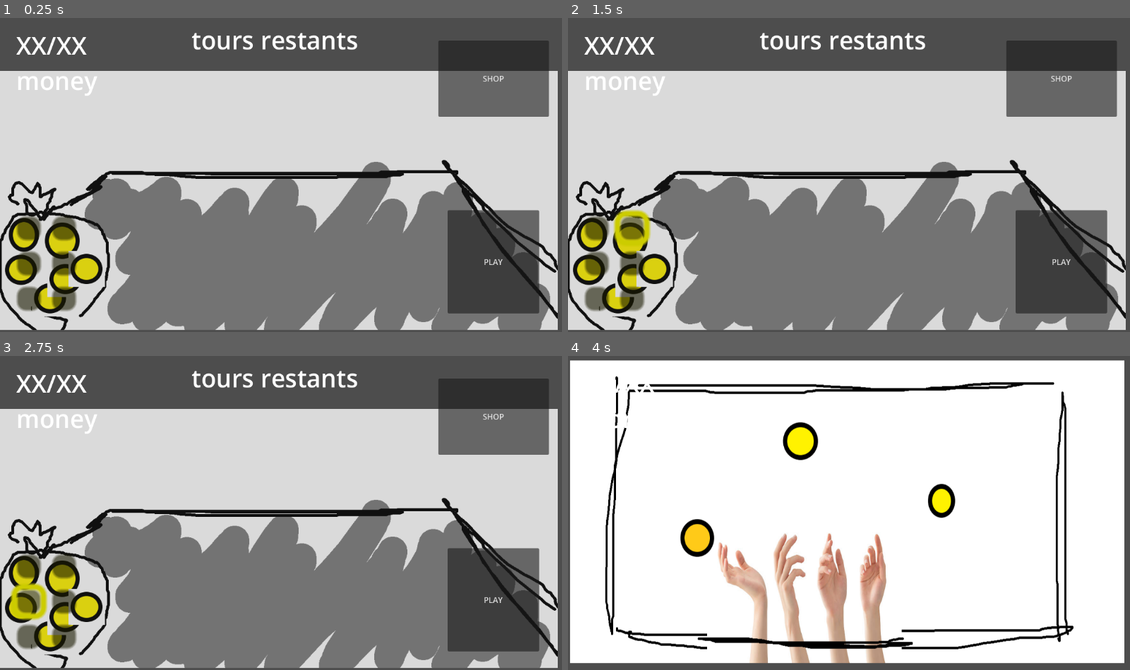
Above: before the commit, frames 1-4 (two rows, left to right).
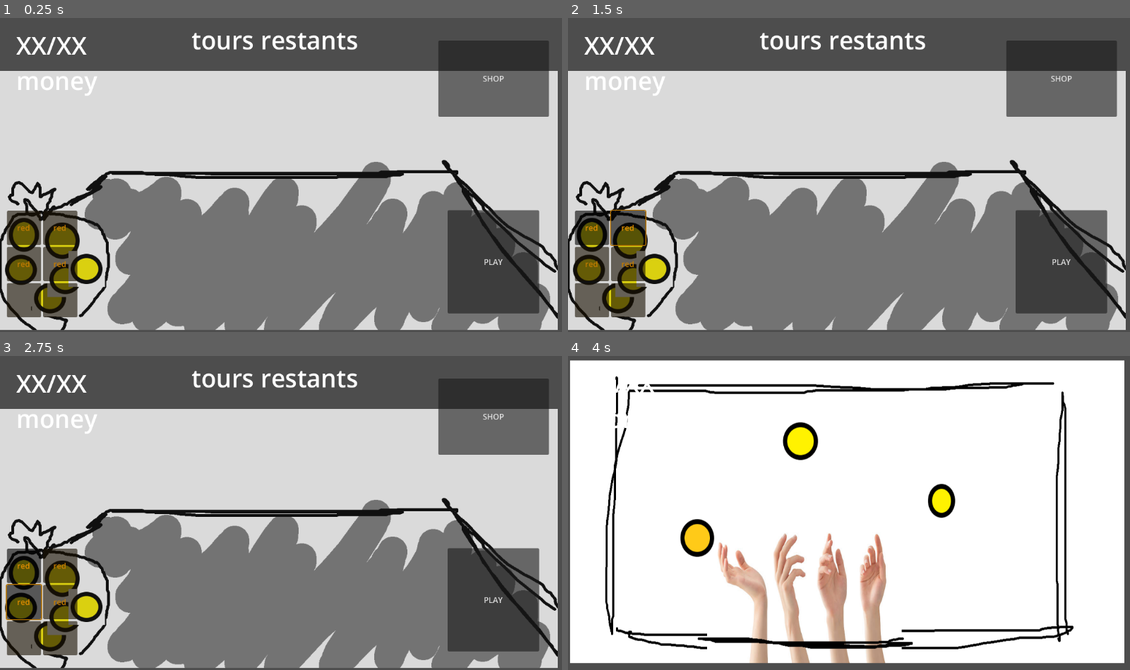
Above: after the commit, the same moments.

Repository: iceknith/ArcadiaJam-3-les3mousquetaires
Game: Godot game, scene res://src/GameScenes/main_game.tscn
The game is run twice, just before and just after one commit, with the same random seed, the same clock (stepped at 60 frames per second) and the same inputs. The project has no main scene, so this scene is started directly.
Inputs (mouse positions are in pixels of both pictures, inside the frame that each line leads up to; where the layout moved, square brackets give the same spot in the first picture):
- Up to frame 1 (0.25 s): no input
- Up to frame 2 (1.5 s): click (590, 228) [596, 228] at 0.5 s; click (629, 228) at 1.25 s
- Up to frame 3 (2.75 s): click (22, 600) [28, 600] at 2 s
- Up to frame 4 (4 s): click (629, 600) at 2.75 s; click "PLAY" at 3.5 s

The runs differ from the first frame. In frame 1, 2.1% of the frame differs, in the area x 1-14%, y 61-96%; in frame 2, 2.6%, in the area x 1-15%, y 61-96%; in frame 3, 2.5%; in frame 4, nothing differs.

Commit message:
fin shop

Diff:
--- a/src/GameScenes/GameManager.gd
+++ b/src/GameScenes/GameManager.gd
@@ -25,3 +25,8 @@
 	$Shop.visible = false
 	$TableNormale.visible = false
 	$TableTopdown.visible = true
+
+
+
+func _on_shop_on_bought():
+	$TableNormale.update_pieces()
--- a/src/GameScenes/main_game.tscn
+++ b/src/GameScenes/main_game.tscn
@@ -28,3 +28,4 @@
 
 [connection signal="play" from="TableNormale" to="." method="_on_table_normale_play"]
 [connection signal="shop" from="TableNormale" to="." method="_on_table_normale_shop"]
+[connection signal="on_bought" from="Shop" to="." method="_on_shop_on_bought"]
--- a/src/GameScenes/shop.gd
+++ b/src/GameScenes/shop.gd
@@ -1,5 +1,4 @@
 extends Control
-
 
 signal on_bought
 
@@ -30,6 +29,7 @@
 
 
 func update()->void:
+	on_bought.emit()
 	var i = 0
 	var organ_slots = $Organcontainer.get_children()
 	for slot:Button in organ_slots:
@@ -68,21 +68,18 @@
 		i+=1
 
 func get_random_piece() -> Dictionary:
-	return {
-		"price" = 1,
-		"name" = "red"
-		}
+	var piece_name = OrganVars.pieces.keys()[randi_range(0,OrganVars.pieces.size()-1)]
+	var piece = OrganVars.pieces[piece_name]
+	piece["name"] = piece_name
+	return piece
 
 
 func get_random_organ() -> Dictionary:
-	return {
-		"name" : "arm",
-		"image" : "",
-		"icon" : "",
-		"effect" : "",
-		"value" : 1,
-		"price" : 1
-		}
+	var organ_name = OrganVars.organs.keys()[randi_range(0,OrganVars.organs.size()-1)]
+	var organ = OrganVars.organs[organ_name]
+	organ["name"] = organ_name
+	return organ
+
 
 func buy_organ(slot:int) -> void:
 	if available_organs[slot] == {}:
@@ -101,18 +98,24 @@
 func buy_piece(slot:int) -> void:
 	if available_pieces[slot] == {}:
 		return
-	if PlayerVars.money >= available_pieces[slot]["price"]: #verif inventaire à ajouter
+	if PlayerVars.money >= available_pieces[slot]["price"]:
+		if PlayerVars.nb_piece() < 6: #verif inventaire à ajouter
 		#achat de la piece
-		PlayerVars.money -= available_pieces[slot]["price"]
-		ajouter_piece(available_pieces[slot]["name"])
-		print("+1 piece ",available_pieces[slot]["name"])
-		available_pieces[slot] = {}
-		update()
+			PlayerVars.money -= available_pieces[slot]["price"]
+			ajouter_piece(available_pieces[slot]["name"])
+			print("+1 piece ",available_pieces[slot]["name"],", vous avez : ",PlayerVars.pieces)
+			available_pieces[slot] = {}
+			update()
+		else:
+			print("Inventaire plein")
 	else:
 		print("Pas assez d'argent")
 
 func ajouter_piece(name:String) -> void:
-	pass
+	for i in range(6):
+		if PlayerVars.pieces[i] == "":
+			PlayerVars.pieces[i] = name
+			return
 
 func _on_slot_1_pressed():
 	buy_organ(0)
--- a/src/GameScenes/table_normale.gd
+++ b/src/GameScenes/table_normale.gd
@@ -3,8 +3,11 @@
 signal shop
 signal play
 
+var selected_piece = 0
+
 # Called when the node enters the scene tree for the first time.
 func _ready() -> void:
+	update_pieces()
 	pass # Replace with function body.
 
 
@@ -19,3 +22,19 @@
 
 func _on_shop_button_pressed() -> void:
 	shop.emit()
+
+func update_pieces():
+	var pieces = $GridContainer.get_children()
+	var i = 0
+
+	for coin:Button in pieces:
+		coin.text = PlayerVars.pieces[i]
+		i+=1
+
+
+func _on_coin_1_toggled(toggled_on):
+	var selected_piece = 1
+
+
+func _on_coin_2_toggled(toggled_on):
+	var selected_piece = 2
--- a/src/GameScenes/table_normale.tscn
+++ b/src/GameScenes/table_normale.tscn
@@ -12,6 +12,8 @@
 anchors_preset = 15
 anchor_right = 1.0
 anchor_bottom = 1.0
+offset_right = -1152.0
+offset_bottom = -648.0
 grow_horizontal = 2
 grow_vertical = 2
 script = ExtResource("1_1dxgy")
@@ -57,38 +59,52 @@
 text = "tours restants"
 
 [node name="GridContainer" type="GridContainer" parent="."]
-modulate = Color(1, 1, 0, 1)
+modulate = Color(0.8761613, 0.5507587, 0, 1)
+self_modulate = Color(0, 0, 0, 1)
 layout_mode = 0
-offset_left = 35.000004
-offset_top = 412.0
-offset_right = 56.800003
-offset_bottom = 447.0
-scale = Vector2(6, 6)
+offset_left = 14.115
+offset_top = 400.0
+offset_right = 158.115
+offset_bottom = 618.00024
 columns = 2
 
 [node name="coin1" type="Button" parent="GridContainer"]
+custom_minimum_size = Vector2(70, 70)
 layout_mode = 2
+toggle_mode = true
 button_group = SubResource("ButtonGroup_1dxgy")
 
 [node name="coin2" type="Button" parent="GridContainer"]
+custom_minimum_size = Vector2(70, 70)
 layout_mode = 2
+toggle_mode = true
 button_group = SubResource("ButtonGroup_k0q6d")
 
 [node name="coin3" type="Button" parent="GridContainer"]
+custom_minimum_size = Vector2(70, 70)
 layout_mode = 2
+toggle_mode = true
 button_group = SubResource("ButtonGroup_k0q6d")
 
 [node name="coin4" type="Button" parent="GridContainer"]
+custom_minimum_size = Vector2(70, 70)
 layout_mode = 2
+toggle_mode = true
 button_group = SubResource("ButtonGroup_k0q6d")
 
 [node name="coin5" type="Button" parent="GridContainer"]
+custom_minimum_size = Vector2(70, 70)
 layout_mode = 2
+toggle_mode = true
 button_group = SubResource("ButtonGroup_k0q6d")
 
 [node name="coin6" type="Button" parent="GridContainer"]
+custom_minimum_size = Vector2(70, 70)
 layout_mode = 2
+toggle_mode = true
 button_group = SubResource("ButtonGroup_k0q6d")
 
 [connection signal="pressed" from="play_button" to="." method="_on_play_button_pressed"]
 [connection signal="pressed" from="shop_button" to="." method="_on_shop_button_pressed"]
+[connection signal="toggled" from="GridContainer/coin1" to="." method="_on_coin_1_toggled"]
+[connection signal="toggled" from="GridContainer/coin2" to="." method="_on_coin_2_toggled"]
--- a/src/globalVars/organVars.gd
+++ b/src/globalVars/organVars.gd
@@ -7,5 +7,44 @@
 		"effect" : "",
 		"value" : 1,
 		"price" : 1
+	},
+	"leg" : {
+		"image" : "",
+		"icon" : "",
+		"effect" : "",
+		"value" : 1,
+		"price" : 2
+	},
+	"lung" : {
+		"image" : "",
+		"icon" : "",
+		"effect" : "",
+		"value" : 1,
+		"price" : 10
+	},
+		"tooth" : {
+		"image" : "",
+		"icon" : "",
+		"effect" : "",
+		"value" : 1,
+		"price" : 0
 	}
 }
+
+var pieces:Dictionary = {
+	"red" : {
+		"effect" : "",
+		"value" : 0,
+		"price" : 0
+	},
+	"green" : {
+		"effect" : "",
+		"value" : 0,
+		"price" : 1
+	},
+	"blue" : {
+		"effect" : "",
+		"value" : 0,
+		"price" : 2
+	}
+}
--- a/src/globalVars/playerVars.gd
+++ b/src/globalVars/playerVars.gd
@@ -7,9 +7,19 @@
 
 var pieces:Array = [
 	"red",
+	"red",
+	"red",
+	"red",
 	"",
 	""
 ]
 
+func nb_piece() -> int:
+	var count = 0
+	for i in range(6):
+		if (pieces[i]!=""):
+			count+=1
+	return count
+
 var wave = 0
 var money:int = 10
